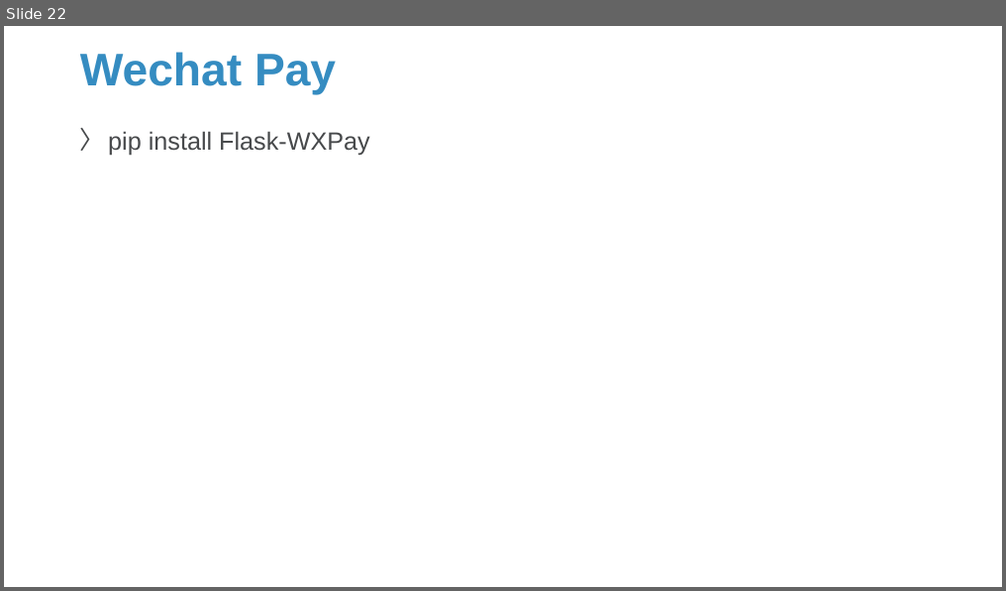
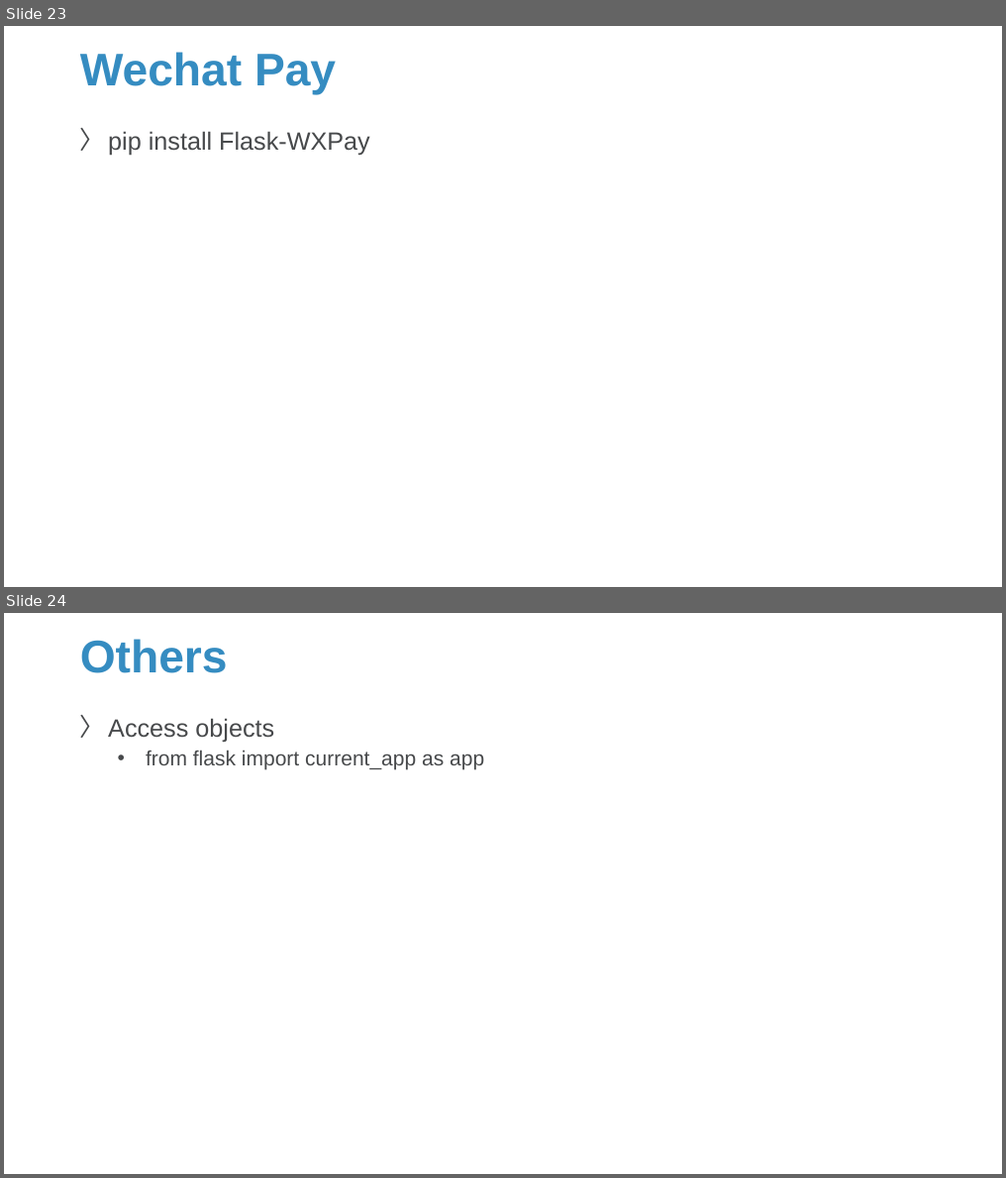
Before and after one commit to Sparks-Lu/TechNotes, a slide deck: Web/Flask-Notes.pptx. Shown one above the other, each under a label of ours: slide 22 before the commit, slides 23 and 24 after it. The pictures are 1006x591 and 1006x1178 pixels, drawn with LibreOffice and Linux fonts; fonts in the diff are those of the drawing; background and template pictures are left out. Boxes give left, top, right and bottom in pixels: in the first picture for what was removed or moved away, otherwise in the second. Text is boxed around its words. In the diff, an @@ line names an element or a change of style, - is before the commit and + after.

```diff
--- a/Web/Flask-Notes.pptx
+++ b/Web/Flask-Notes.pptx
@@ slide 24 added at [4,613,1002,1174], background picture (left out) @@
@@ title added at [80,639,228,673], 44 pt, text #358CC1, bold @@
+Others
@@ text added at [108,718,484,770], 20 pt, text #47494B @@
+〉 Access objects
+  • from flask import current_app as app
@@ what was slide 22 is now slide 23 @@
```
Also in this commit, not shown: 4 slides changed, 1 other slide added, 8 other files.
